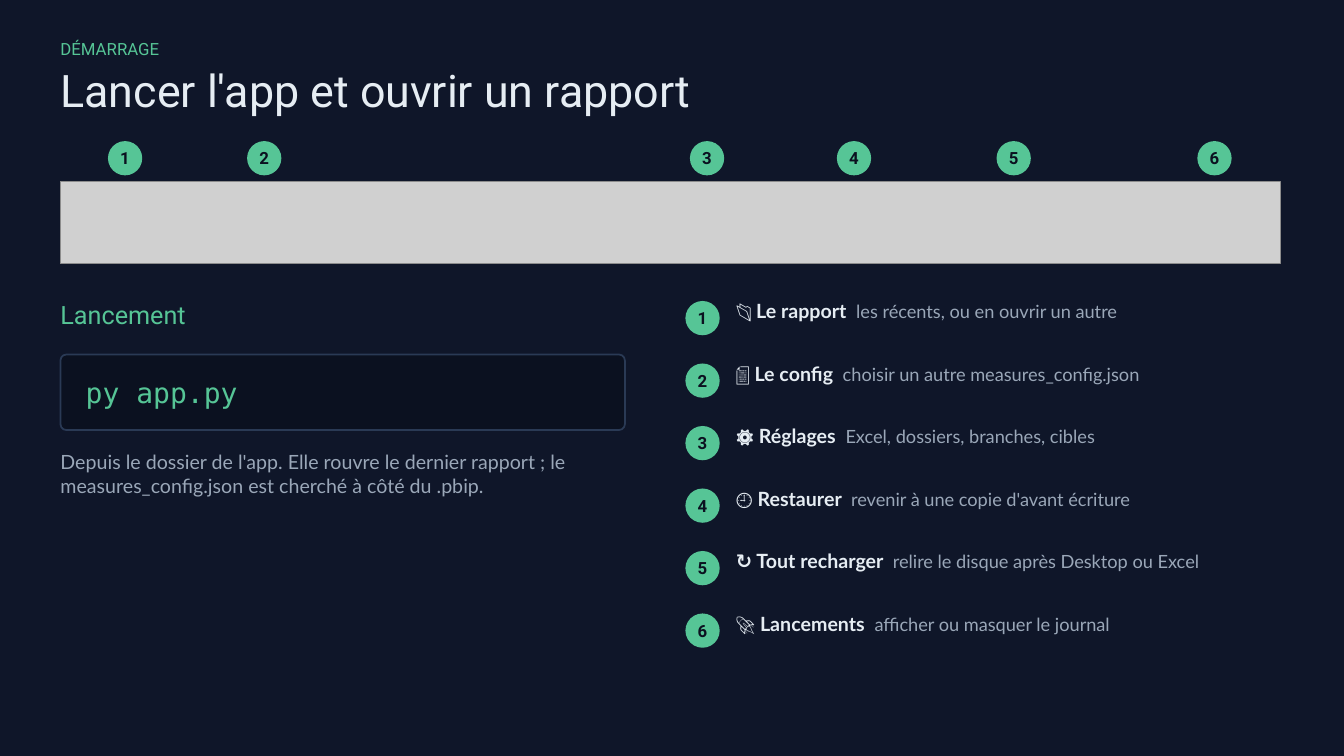
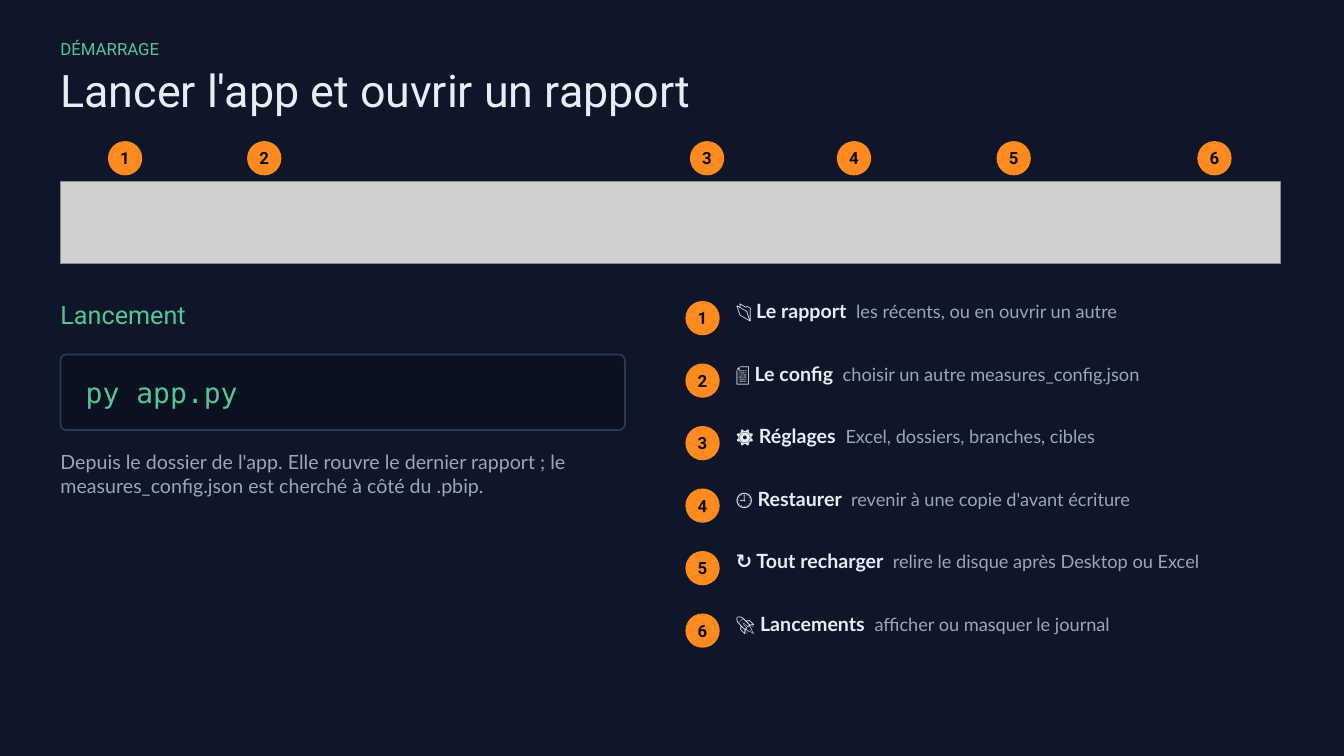
Before and after one commit to Madein1987/PBIdouille, a slide deck: slide 4 of docs/PBIdouille - Guide de demarrage rapide.pptx. Drawn at 1344x756 pixels with LibreOffice and Linux fonts; fonts in the diff are those of the drawing; grey boxes stand for pictures. Boxes give left, top, right and bottom in pixels: in the first picture for what was removed or moved away, otherwise in the second. Text is boxed around its words. In the diff, an @@ line names an element or a change of style, - is before the commit and + after.

```diff
--- a/docs/PBIdouille - Guide de demarrage rapide.pptx
+++ b/docs/PBIdouille - Guide de demarrage rapide.pptx
@@ fill #56C596 to #FF8A1F in 12 elements at box(108, 141, 142, 175), box(247, 141, 281, 175), box(690, 141, 724, 175), box(837, 141, 871, 175), box(997, 141, 1031, 175), box(1198, 141, 1232, 175), box(686, 301, 720, 336), box(686, 364, 720, 398), box(686, 426, 720, 461), box(686, 489, 720, 523), box(686, 552, 720, 586), box(686, 614, 720, 648) @@
```
Also in this commit, not shown: 5 other slides changed, 24 other files.
